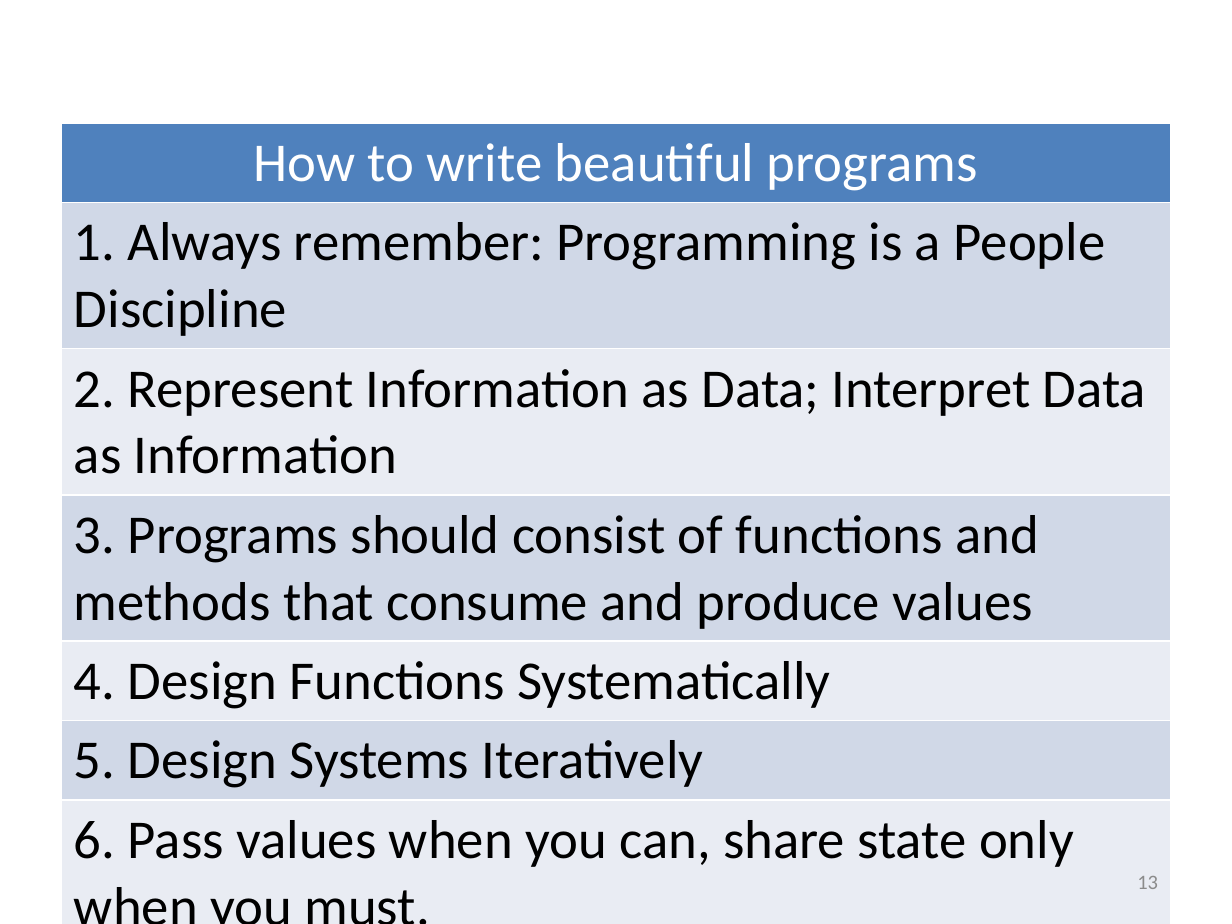
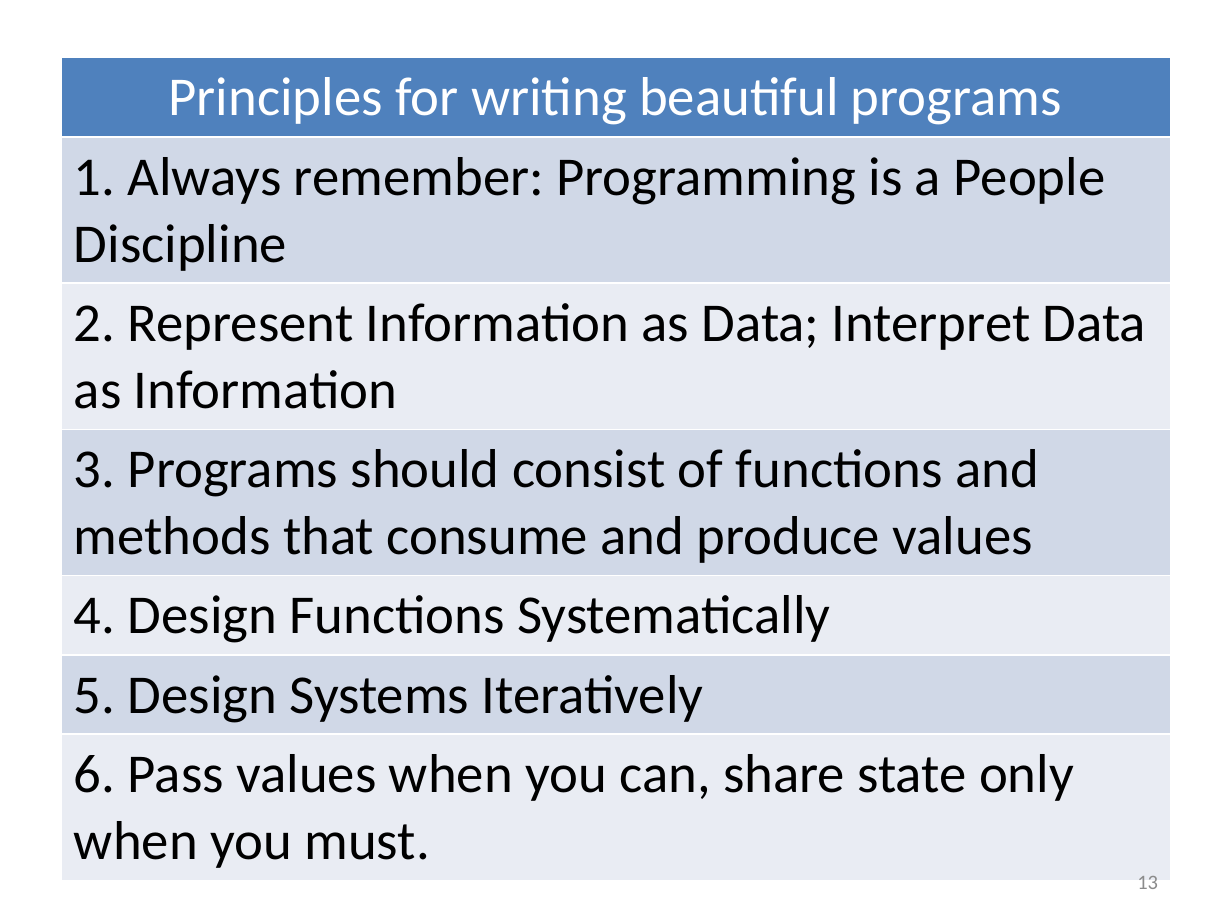
Before and after one commit to mwand/cs5010f16, a slide deck: slide 13 of Slides/Common Slides for CS 5010.pptx. Drawn at 1232x924 pixels with LibreOffice and Linux fonts; fonts in the diff are those of the drawing. Boxes give left, top, right and bottom in pixels: in the first picture for what was removed or moved away, otherwise in the second. Text is boxed around its words. In the diff, an @@ line names an element or a change of style, - is before the commit and + after.

```diff
--- a/Slides/Common Slides for CS 5010.pptx
+++ b/Slides/Common Slides for CS 5010.pptx
@@ table at (x1=62, y1=58, x2=1170, y2=872) @@
-row 1, column 1: How to write beautiful programs
+row 1, column 1: Principles for writing beautiful programs
@@ table resized from (x1=62, y1=123, x2=1170, y2=924) to (x1=62, y1=58, x2=1170, y2=872) @@
```
Also in this commit, not shown: 1 other slide changed, 11 other files.
